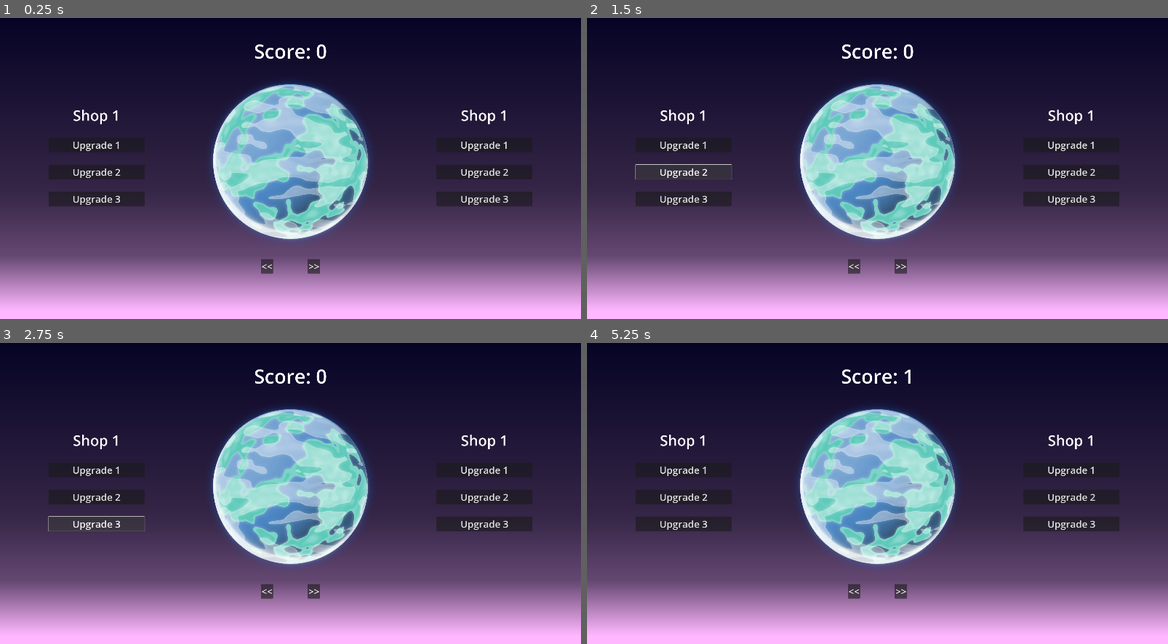
Above: before the commit, frames 1-4 (two rows, left to right).
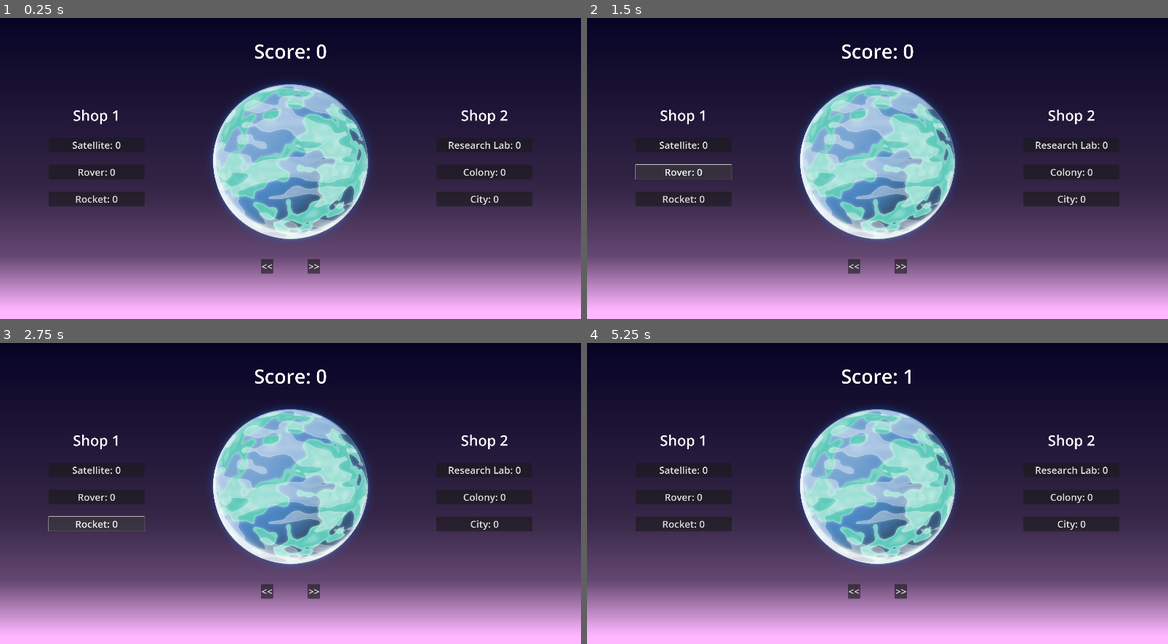
Above: after the commit, the same moments.

Repository: JStaed/planet-clicker-game
Game: Godot game, scene res://scenes/main.tscn
The game is run twice, just before and just after one commit, with the same random seed, the same clock (stepped at 60 frames per second) and the same inputs. The project has no main scene, so this scene is started directly.
Inputs (mouse positions are in pixels of both pictures, inside the frame that each line leads up to):
- Up to frame 1 (0.25 s): no input
- Up to frame 2 (1.5 s): click (685, 144) at 0.5 s, where only the run before the commit has a clickable "Upgrade 1"; click (685, 171) at 1.25 s, where only the run before the commit has a clickable "Upgrade 2"
- Up to frame 3 (2.75 s): click (98, 523) at 2 s, where only the run before the commit has a clickable "Upgrade 3"
- Up to frame 4 (5.25 s): click (685, 469) at 2.75 s, where only the run after the commit has a clickable "Satellite: 0"; click (685, 496) at 3.5 s, where only the run after the commit has a clickable "Rover: 0"; click (685, 523) at 4.25 s, where only the run after the commit has a clickable "Rocket: 0"; click (877, 487) at 5 s

The runs differ from the first frame. In frame 1, 0.8% of the frame differs, in the area x 12-90%, y 30-63%; in frame 2, 0.8%; in frame 3, 0.8%; in frame 4, 0.8%.

Commit message:
5 minutes - upgrades

Diff:
--- a/scenes/main.tscn
+++ b/scenes/main.tscn
@@ -74,7 +74,7 @@
 [node name="ShopButton" type="Button" parent="CanvasLayer/Control/CanvasContainer/Left"]
 layout_mode = 2
 theme = ExtResource("5_tbgi4")
-text = "Upgrade 1"
+text = "Satellite: 0"
 
 [node name="VSpacer3" parent="CanvasLayer/Control/CanvasContainer/Left" instance=ExtResource("2_tbgi4")]
 layout_mode = 2
@@ -83,7 +83,7 @@
 [node name="ShopButton2" type="Button" parent="CanvasLayer/Control/CanvasContainer/Left"]
 layout_mode = 2
 theme = ExtResource("5_tbgi4")
-text = "Upgrade 2"
+text = "Rover: 0"
 
 [node name="VSpacer4" parent="CanvasLayer/Control/CanvasContainer/Left" instance=ExtResource("2_tbgi4")]
 layout_mode = 2
@@ -92,7 +92,7 @@
 [node name="ShopButton3" type="Button" parent="CanvasLayer/Control/CanvasContainer/Left"]
 layout_mode = 2
 theme = ExtResource("5_tbgi4")
-text = "Upgrade 3"
+text = "Rocket: 0"
 
 [node name="VSpacer5" parent="CanvasLayer/Control/CanvasContainer/Left" instance=ExtResource("2_tbgi4")]
 layout_mode = 2
@@ -211,7 +211,7 @@
 [node name="ShopTitle" type="Label" parent="CanvasLayer/Control/CanvasContainer/Right"]
 layout_mode = 2
 theme = ExtResource("1_sugp2")
-text = "Shop 1"
+text = "Shop 2"
 horizontal_alignment = 1
 
 [node name="VSpacer2" parent="CanvasLayer/Control/CanvasContainer/Right" instance=ExtResource("2_tbgi4")]
@@ -221,7 +221,7 @@
 [node name="ShopButton" type="Button" parent="CanvasLayer/Control/CanvasContainer/Right"]
 layout_mode = 2
 theme = ExtResource("5_tbgi4")
-text = "Upgrade 1"
+text = "Research Lab: 0"
 
 [node name="VSpacer3" parent="CanvasLayer/Control/CanvasContainer/Right" instance=ExtResource("2_tbgi4")]
 layout_mode = 2
@@ -230,7 +230,7 @@
 [node name="ShopButton2" type="Button" parent="CanvasLayer/Control/CanvasContainer/Right"]
 layout_mode = 2
 theme = ExtResource("5_tbgi4")
-text = "Upgrade 2"
+text = "Colony: 0"
 
 [node name="VSpacer4" parent="CanvasLayer/Control/CanvasContainer/Right" instance=ExtResource("2_tbgi4")]
 layout_mode = 2
@@ -239,7 +239,7 @@
 [node name="ShopButton3" type="Button" parent="CanvasLayer/Control/CanvasContainer/Right"]
 layout_mode = 2
 theme = ExtResource("5_tbgi4")
-text = "Upgrade 3"
+text = "City: 0"
 
 [node name="VSpacer5" parent="CanvasLayer/Control/CanvasContainer/Right" instance=ExtResource("2_tbgi4")]
 layout_mode = 2
--- a/scripts/control_manager.gd
+++ b/scripts/control_manager.gd
@@ -5,7 +5,6 @@
 var score_increment: int = 1
 
 var selected_sprite: int = 0
-
 var unlocked_sprites = [
 	true,
 	false,
@@ -30,7 +29,6 @@
 	1000000000,
 	9999999999
 ]
-
 @onready var planet_sprites = [
 	preload("res://planet-sprites/planet00.png"),
 	preload("res://planet-sprites/planet01.png"),
@@ -43,6 +41,20 @@
 	preload("res://planet-sprites/planet08.png"),
 	preload("res://planet-sprites/planet09.png")
 ]
+
+var shop_1_prices = [
+	0,
+	0,
+	0
+]
+var shop_2_prices = [
+	0,
+	0,
+	0
+]
+
+func _purchase_upgrade(upgradeID: int):
+	pass
 
 func _on_click_planet() -> void: # Increments score by increment value when the planet is clicked
 	if unlocked_sprites[selected_sprite]:
